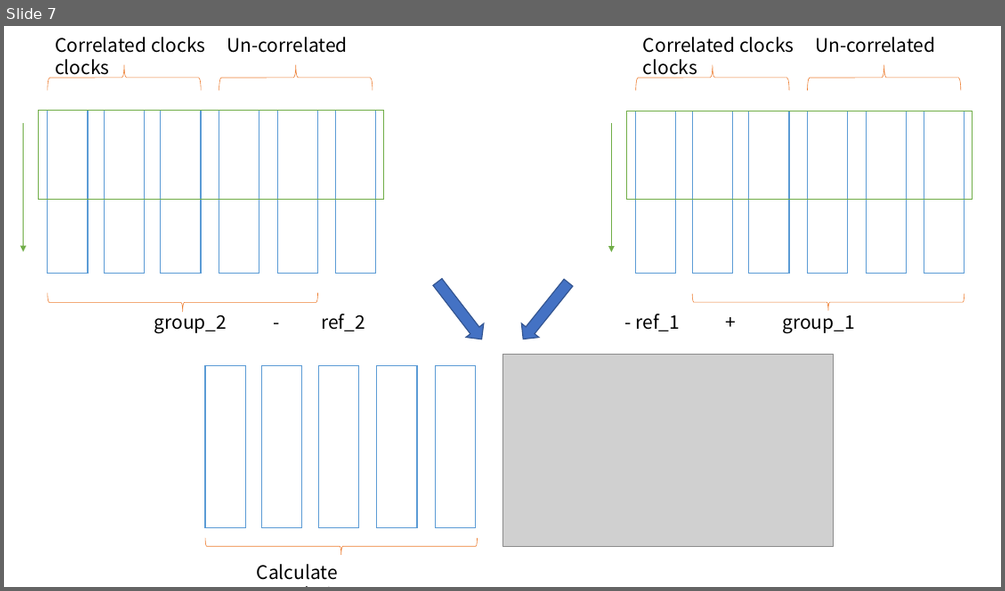
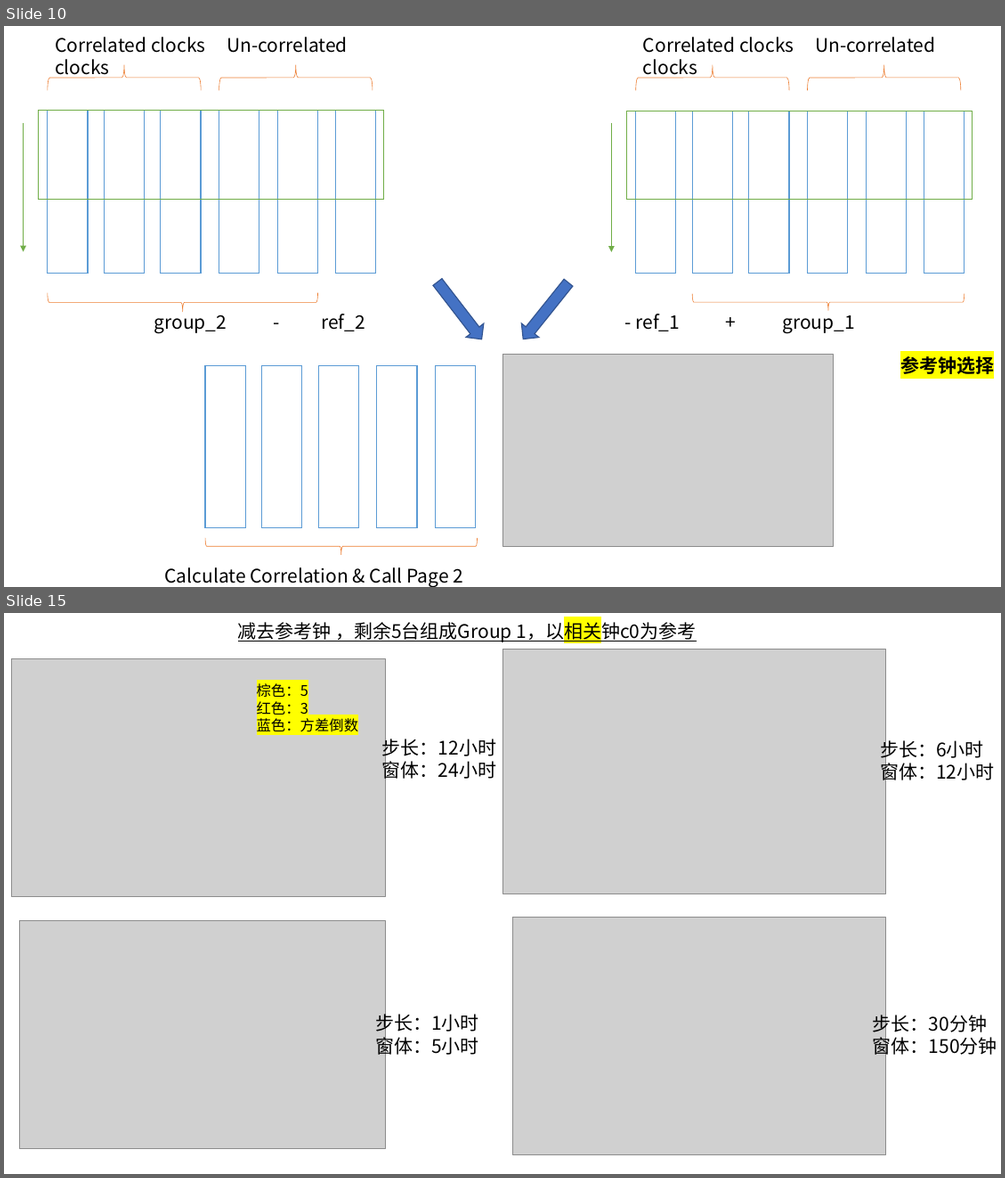
Before and after one commit to mochiliu3000/beamformer, a slide deck: flow-chart.pptx. Shown one above the other, each under a label of ours: slide 7 before the commit, slides 10 and 15 after it; the slides between them are not shown. The pictures are 1005x591 and 1005x1178 pixels, drawn with LibreOffice and Linux fonts; fonts in the diff are those of the drawing; grey boxes stand for pictures. Boxes give left, top, right and bottom in pixels: in the first picture for what was removed or moved away, otherwise in the second. Text is boxed around its words. In the diff, an @@ line names an element or a change of style, - is before the commit and + after.

```diff
--- a/flow-chart.pptx
+++ b/flow-chart.pptx
@@ slide 15 added at [4,613,1001,1174], background #FFFFFF @@
@@ text added at [238,619,696,642], 18 pt, text #000000, underline @@
+减去参考钟 ，剩余5台组成Group 1，以相关钟c0为参考
@@ picture added at [11,659,386,896] @@
@@ picture added at [502,649,886,893] @@
@@ text added at [257,683,358,736], 14 pt, text #000000 @@
+棕色：5
+红色：3
+蓝色：方差倒数
@@ text added at [382,736,496,781], 18 pt, text #000000 @@
+步长：12小时
+窗体：24小时
@@ text added at [880,738,994,783], 18 pt, text #000000 @@
+步长：6小时
+窗体：12小时
@@ picture added at [20,921,386,1149] @@
@@ picture added at [512,917,886,1154] @@
@@ text added at [375,1011,479,1057], 18 pt, text #000000 @@
+步长：1小时
+窗体：5小时
@@ text added at [873,1012,997,1057], 18 pt, text #000000 @@
+步长：30分钟
+窗体：150分钟
@@ what was slide 7 is now slide 10 @@
@@ slide 10 changed as well @@
@@ text added at [900,356,994,374], 18 pt, text #000000, bold @@
+参考钟选择
@@ text at [165,567,463,587]: text changed @@
-Calculate Correlation
+Calculate Correlation & Call Page 2 Method
```
Also in this commit, not shown: 6 other slides changed, 10 other slides added, 2 other files.
